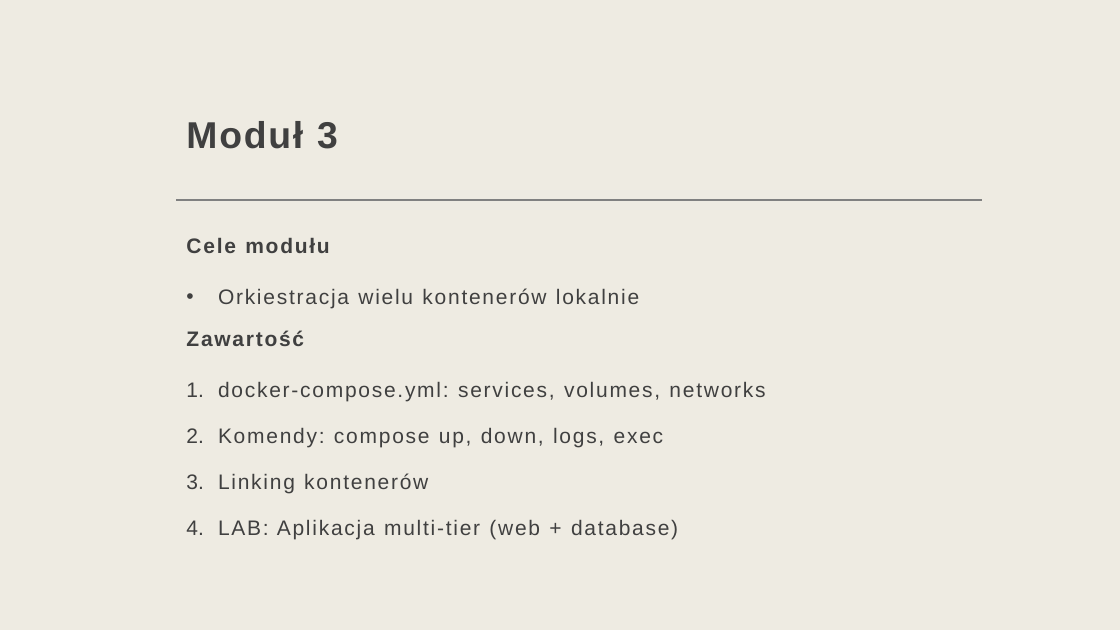
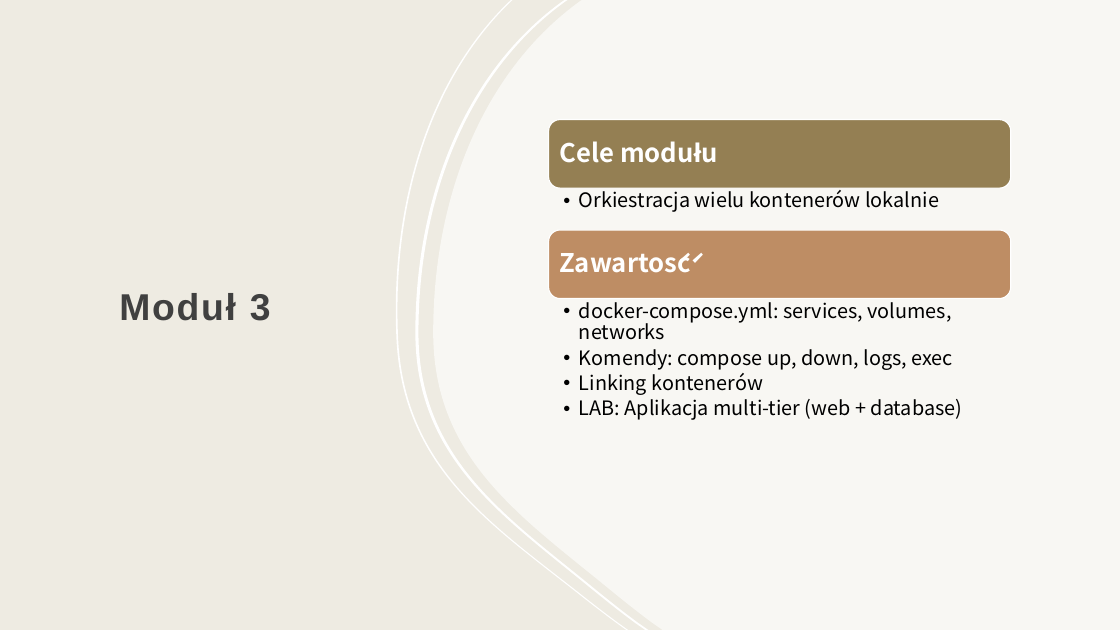
Before and after one commit to gajdaj2/docker_k8s, a slide deck: slide 6 of devops_docker_k8s.pptx. Drawn at 1120x630 pixels with LibreOffice and Linux fonts; fonts in the diff are those of the drawing. Boxes give left, top, right and bottom in pixels: in the first picture for what was removed or moved away, otherwise in the second. Text is boxed around its words. In the diff, an @@ line names an element or a change of style, - is before the commit and + after.

```diff
--- a/devops_docker_k8s.pptx
+++ b/devops_docker_k8s.pptx
@@ freeform shape added at (396,0,628,630), fill #FFFFFF @@
@@ freeform shape added at (416,0,649,630), fill #FFFFFF @@
@@ freeform shape added at (434,0,1120,630), fill #FFFFFF at 60% opacity @@
@@ title "Moduł 3": place and size @@
-title "Moduł 3" at (186,121,338,149)
+title "Moduł 3" at (119,293,271,321)
@@ title "Moduł 3" at (119,293,271,321): vertical alignment bottom to middle @@
@@ line removed from (176, 200) to (982, 200) @@
@@ text at (186,238,639,346): paragraphs removed @@
-Cele modułu
-• Orkiestracja wielu kontenerów lokalnie
-Zawartość
@@ group added at (549,119,1011,299): 3 texts, 2 rounded rectangles @@
+Cele modułu
+  • Orkiestracja wielu kontenerów lokalnie
+Zawartość
@@ text "docker-compose.yml: services, volumes, networks": place and size @@
-text "docker-compose.yml: services, volumes, networks" at (186,238,765,540)
+text "docker-compose.yml: services, volumes, networks" at (579,297,963,420)
@@ text "docker-compose.yml: services, volumes, networks" at (579,297,963,420): size 18 to 17 pt, font Arial to Noto Sans CJK JP, text colour #404040 to #000000, letter spacing 1.5 to 0 pt; bullet 1. to •; list level 1 to 2 in "docker-compose.yml: services, volumes, networks"; line spacing 1.4 to 0.9; list level 1 to 2 in "Komendy: compose up, down, logs, ..."; list level 1 to 2 in "Linking kontenerów"; list level 1 to 2 in "LAB: Aplikacja multi-tier (web + ..." @@
```
Also in this commit, not shown: 4 other slides changed, 37 slides added, 2 slides removed, 37 other files.
